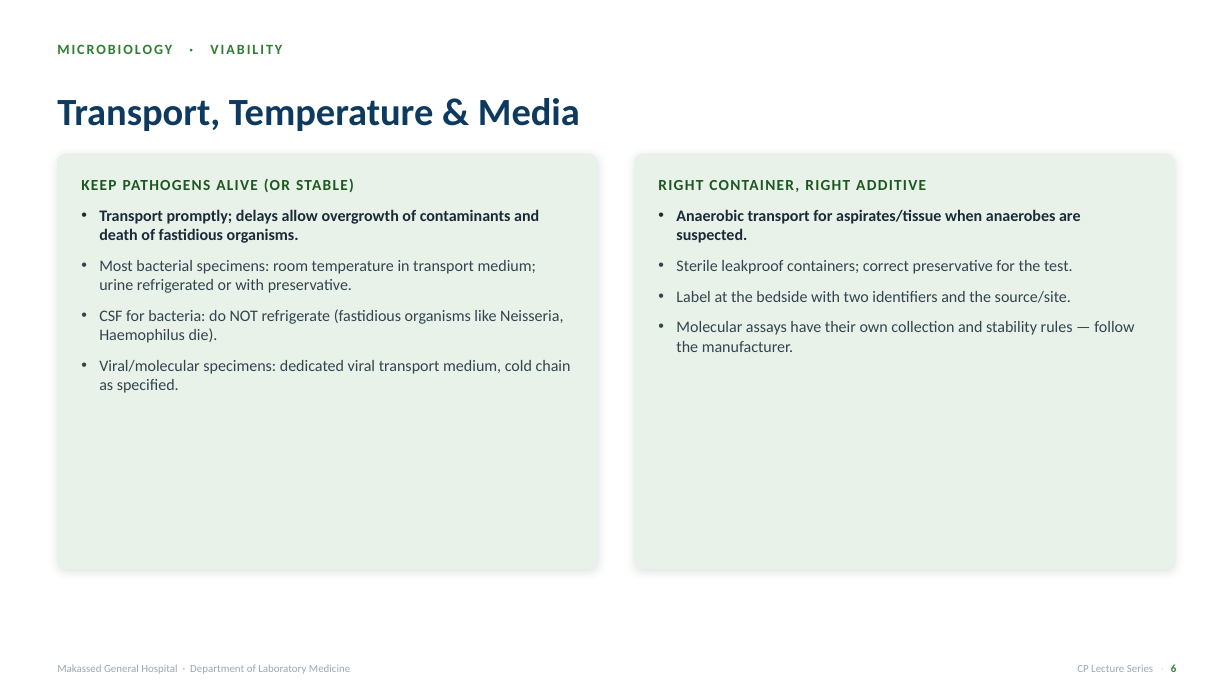
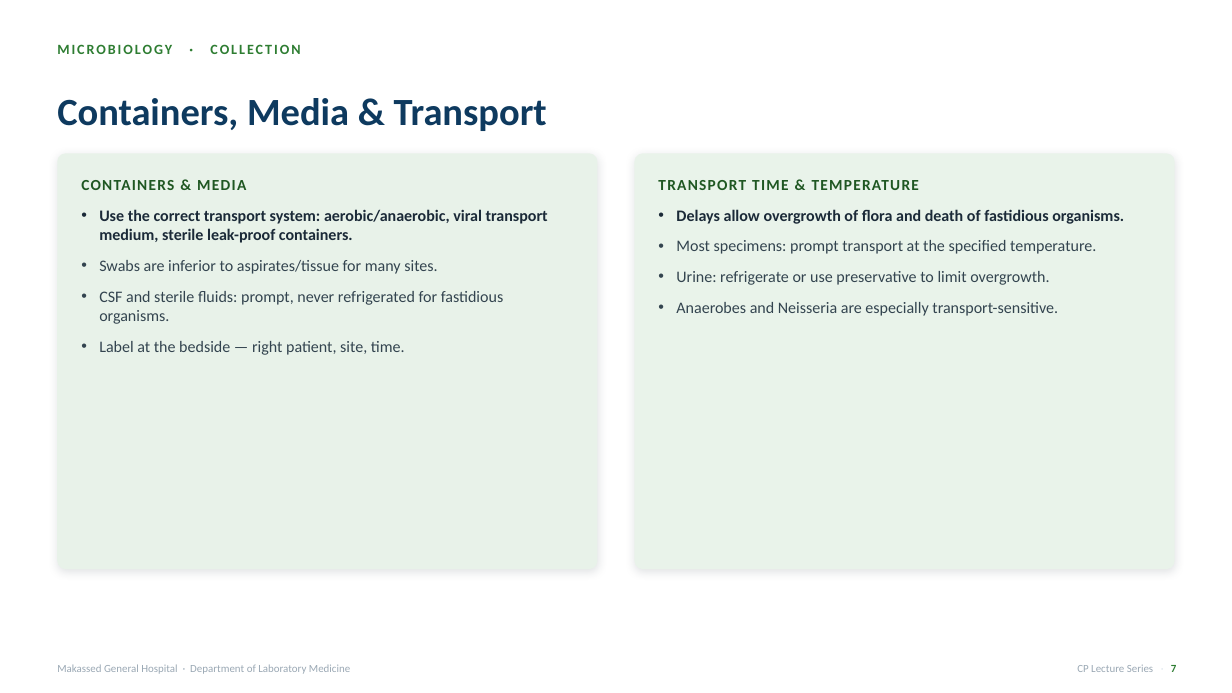
Before and after one commit to omarzbaba/makassed-cp-curriculum, a slide deck: slide 8 of decks/Micro_01_Specimen-Selection-Collection-Rejection.pptx (slide 7 before the commit). Drawn at 1232x693 pixels with LibreOffice and Linux fonts; fonts in the diff are those of the drawing. Boxes give left, top, right and bottom in pixels: in the first picture for what was removed or moved away, otherwise in the second. Text is boxed around its words. In the diff, an @@ line names an element or a change of style, - is before the commit and + after.

```diff
--- a/decks/Micro_01_Specimen-Selection-Collection-Rejection.pptx
+++ b/decks/Micro_01_Specimen-Selection-Collection-Rejection.pptx
@@ text at (57, 44, 300, 54): text changed @@
-MICROBIOLOGY · VIABILITY
+MICROBIOLOGY · COLLECTION
@@ text at (57, 98, 547, 131): text changed @@
-Transport, Temperature & Media
+Containers, Media & Transport
@@ rounded rectangle at (635, 153, 1176, 569): fill #E8F2E9 to #E9F3EA @@
@@ text at (81, 180, 246, 190): text changed @@
-KEEP PATHOGENS ALIVE (OR STABLE)
+CONTAINERS & MEDIA
@@ text at (99, 209, 548, 355): text changed @@
-• Transport promptly; delays allow overgrowth of contaminants and death of fastidious organisms.
-• Most bacterial specimens: room temperature in transport medium; urine refrigerated or with preservative.
-• CSF for bacteria: do NOT refrigerate (fastidious organisms like Neisseria, Haemophilus die).
-• Viral/molecular specimens: dedicated viral transport medium, cold chain as specified.
+• Use the correct transport system: aerobic/anaerobic, viral transport medium, sterile leak-proof containers.
+• Swabs are inferior to aspirates/tissue for many sites.
+• CSF and sterile fluids: prompt, never refrigerated for fastidious organisms.
+• Label at the bedside — right patient, site, time.
@@ text at (658, 180, 919, 190): text changed @@
-RIGHT CONTAINER, RIGHT ADDITIVE
+TRANSPORT TIME & TEMPERATURE
@@ text at (676, 209, 1124, 316): text changed @@
-• Anaerobic transport for aspirates/tissue when anaerobes are suspected.
-• Sterile leakproof containers; correct preservative for the test.
-• Label at the bedside with two identifiers and the source/site.
-• Molecular assays have their own collection and stability rules — follow the manufacturer.
+• Delays allow overgrowth of flora and death of fastidious organisms.
+• Most specimens: prompt transport at the specified temperature.
+• Urine: refrigerate or use preservative to limit overgrowth.
+• Anaerobes and Neisseria are especially transport-sensitive.
@@ text at (1077, 665, 1177, 672): text changed @@
-CP Lecture Series · 6
+CP Lecture Series · 7
```
Also in this commit, not shown: 16 other slides changed, 7 slides added, 2 slides removed, 30 other files.
